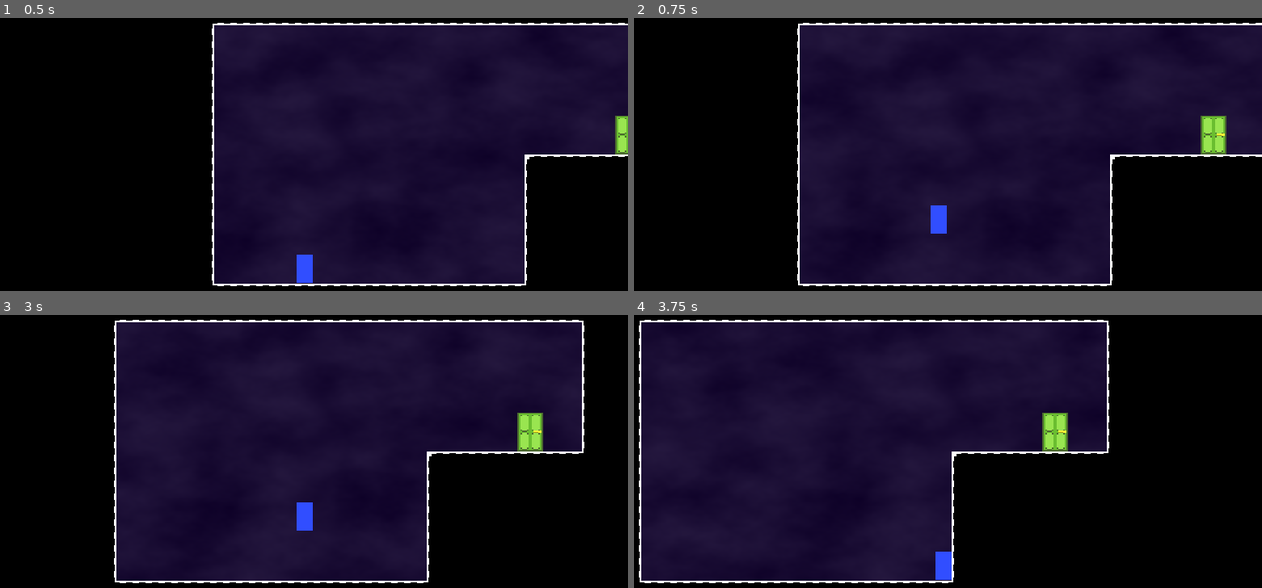
Above: before the commit, frames 1-4 (two rows, left to right).
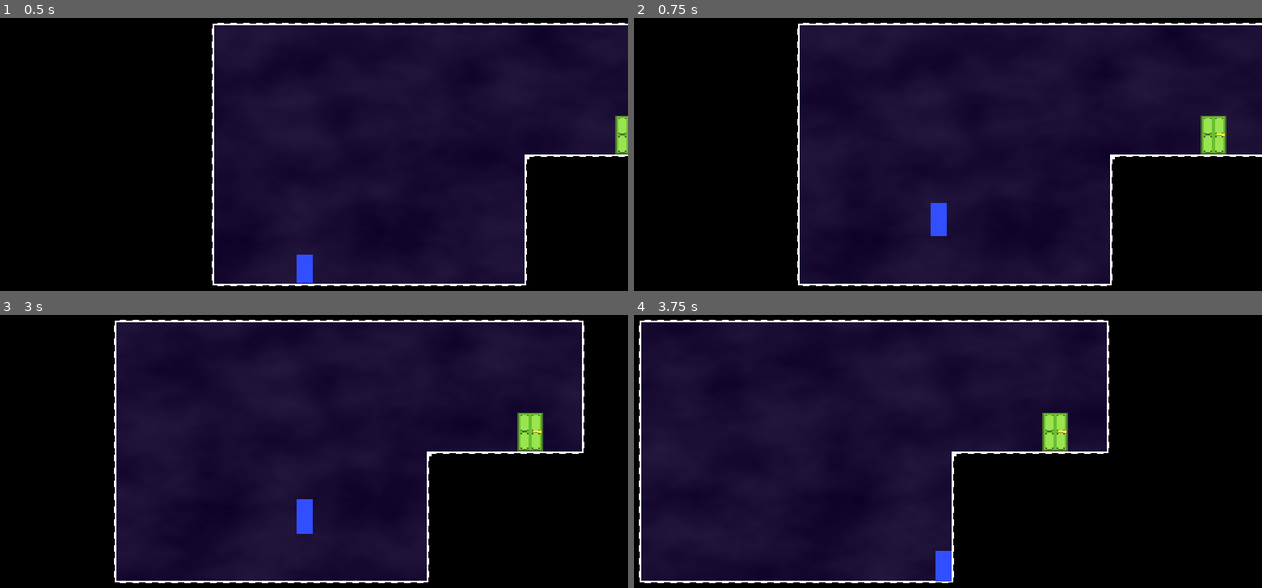
Above: after the commit, the same moments.

Repository: koli170/AGDD_LevelDesign
Game: Godot game, scene res://levels/level1/level1.tscn
Two runs of this game, one before a commit and one after it. Both use one fixed random seed, a clock stepped at 60 frames per second and the inputs below.
Inputs:
- Up to frame 1 (0.5 s): no input
- Up to frame 2 (0.75 s): tap Enter at 0.5 s; hold Right (move_right) from 0.53 s (still down); tap Up (jump) at 0.6 s
- Up to frame 3 (3 s): tap Up (jump) at 0.77, 1.07, 1.35, 1.52, 1.82, 2.1, 2.85 s; release Right (move_right) at 2.03 s; hold Left (move_left) 2.03-2.78 s; hold Right (move_right) from 2.78 s (still down)
- Up to frame 4 (3.75 s): keep holding Right (move_right); tap Up (jump) at 3.02, 3.32, 3.6 s

Frame 1 is identical in both runs. In frame 2, less than 0.1% of the frame differs, in the area x 47-50%, y 67-80%; in frame 3, less than 0.1%, in the area x 47-50%, y 67-81%; in frame 4, less than 0.1%.

Commit message:
fdkfdghsdkghhsgjsg

Diff:
--- a/platformer/entities/player/player.gd
+++ b/platformer/entities/player/player.gd
@@ -113,4 +113,9 @@
 	else:
 		return
 	velocity.y = JUMP_VELOCITY
+	var og_scale := sprite.scale
+	var tween: Tween = create_tween()
+	tween.set_trans(Tween.TRANS_QUAD)
+	tween.tween_property(sprite, "scale", Vector2(og_scale.x, og_scale.y*1.2), 0.1)
+	tween.tween_property(sprite, "scale", og_scale, 0.1)
 	jump_sound.play()
--- a/platformer/entities/player/player.tscn
+++ b/platformer/entities/player/player.tscn
@@ -37,8 +37,6 @@
 [node name="Sprite2D" type="Sprite2D" parent="." unique_id=1729491429]
 position = Vector2(0, -14)
 texture = ExtResource("2_g1dw6")
-
-[node name="AnimationPlayer" type="AnimationPlayer" parent="Sprite2D" unique_id=416399594]
 
 [node name="Camera" type="Camera2D" parent="." unique_id=1796117935]
 position = Vector2(0, -28)
